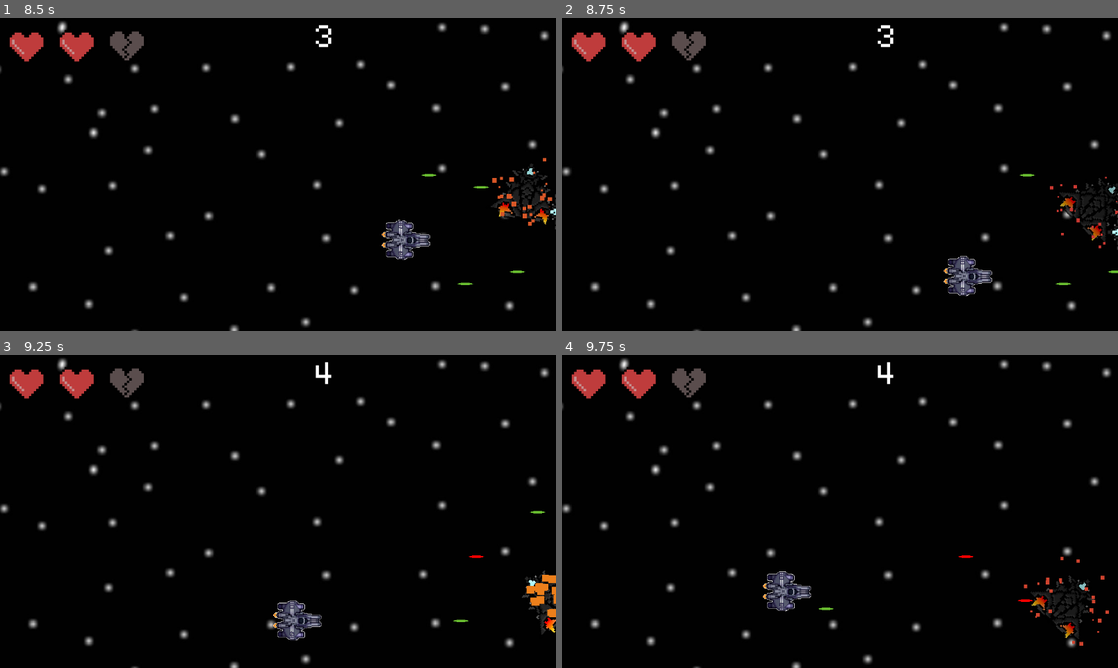
Above: before the commit, frames 1-4 (two rows, left to right).
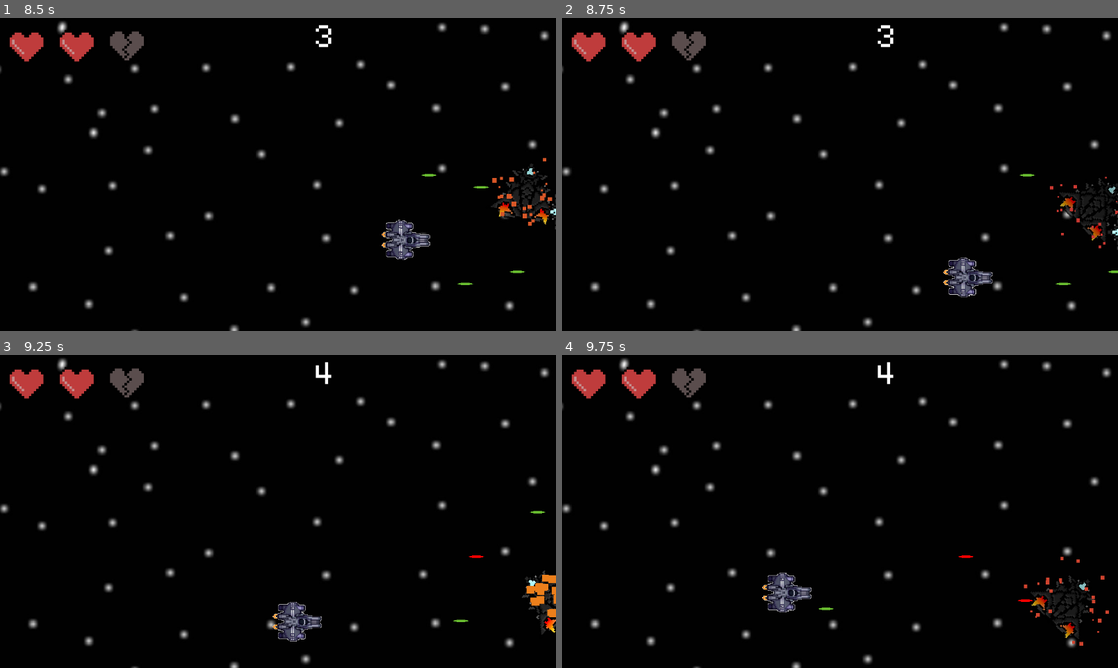
Above: after the commit, the same moments.

Repository: cofeek-codes/Space-Strike
Game: Godot game, scene res://scenes/main/game.tscn
Two runs of this game, one before a commit and one after it. Both use one fixed random seed, a clock stepped at 60 frames per second and the inputs below.
Inputs (mouse positions are in pixels of both pictures, inside the frame that each line leads up to):
- Up to frame 1 (8.5 s): tap Enter at 0.5 s; move the mouse to (400, 158) at 0.52 s; hold D (move_right) 0.53-1.28 s; click (400, 158) at 0.6 s; move the mouse to (166, 190) at 1.27 s; hold S (move_down) 1.28-2.03 s; click (166, 190) at 1.35 s; move the mouse to (333, 105) at 2.02 s; hold D (move_right) 2.03-2.78 s; click (333, 105) at 2.1 s; move the mouse to (250, 237) at 2.77 s; hold W (move_up) 2.78-3.53 s; click (250, 237) at 2.85 s; move the mouse to (444, 221) at 3.52 s; hold A (move_left) 3.53-5.03 s; click (444, 221) at 3.6 s; move the mouse to (111, 127) at 4.27 s; click (111, 127) at 4.35 s; move the mouse to (305, 174) at 5.02 s; hold S (move_down) 5.03-5.78 s; click (305, 174) at 5.1 s; move the mouse to (194, 96) at 5.77 s; hold D (move_right) 5.78-6.53 s; click (194, 96) at 5.85 s; move the mouse to (400, 158) at 6.52 s; hold W (move_up) 6.53-7.28 s; click (400, 158) at 6.6 s; move the mouse to (166, 190) at 7.27 s; hold D (move_right) 7.28-8.03 s; click (166, 190) at 7.35 s; move the mouse to (333, 105) at 8.02 s; hold S (move_down) from 8.03 s (still down); click (333, 105) at 8.1 s
- Up to frame 2 (8.75 s): keep holding S (move_down)
- Up to frame 3 (9.25 s): move the mouse to (250, 574) at 8.77 s; release S (move_down) at 8.78 s; hold A (move_left) from 8.78 s (still down); click (250, 574) at 8.85 s
- Up to frame 4 (9.75 s): move the mouse to (1006, 558) at 9.52 s; release A (move_left) at 9.53 s; hold W (move_up) from 9.53 s (still down); click (1006, 558) at 9.6 s

Frame 1 is identical in both runs. In frame 2, 0.5% of the frame differs, in the area x 68-78%, y 76-90%; in frame 3, 0.5%; in frame 4, 0.5%.

Commit message:
[player]: after hit animation going back to idle properly

Diff:
--- a/scenes/player/player.tscn
+++ b/scenes/player/player.tscn
@@ -136,3 +136,4 @@
 local_coords = true
 
 [connection signal="got_hit" from="." to="." method="_on_got_hit"]
+[connection signal="animation_finished" from="AnimationPlayer" to="." method="_on_animation_player_animation_finished"]
--- a/scripts/player/player.gd
+++ b/scripts/player/player.gd
@@ -98,6 +98,7 @@
 		hit_cooldown_timer.start()
 
 
+
 # Called when the node enters the scene tree for the first time.
 func _ready() -> void:
 	camera.position = self.get_parent().position
@@ -112,3 +113,9 @@
 		movement()
 	handle_borders()
 	shooting()
+
+
+
+func _on_animation_player_animation_finished() -> void:
+	if animation_player.animation == 'hit':
+		animation_player.play('idle')
